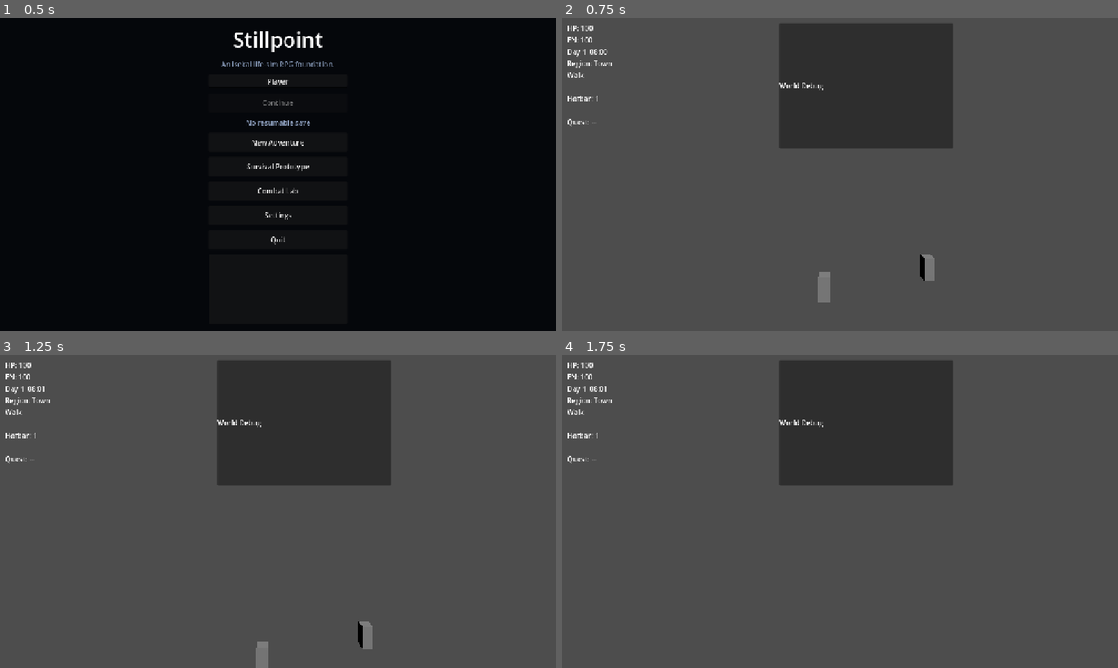
Above: before the commit, frames 1-4 (two rows, left to right).
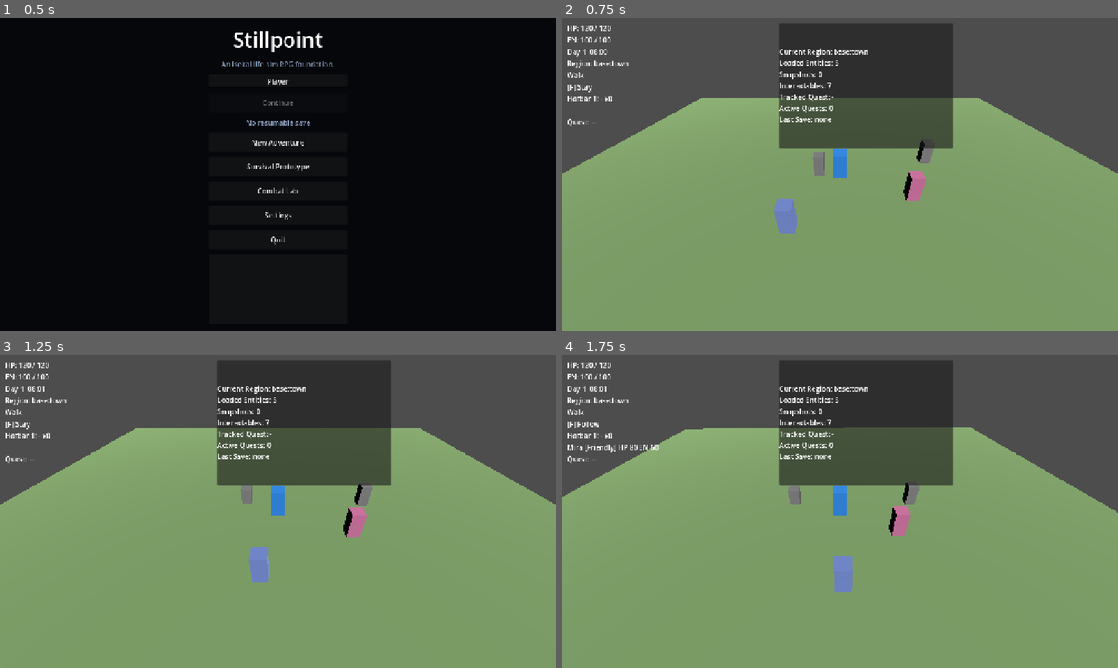
Above: after the commit, the same moments.

Repository: Yangjunjie-Lin/Stillpoint
Game: Godot game, scene res://scenes/bootstrap/main.tscn
The game is run twice, just before and just after one commit, with the same random seed, the same clock (stepped at 60 frames per second) and the same inputs.
Inputs (mouse positions are in pixels of both pictures, inside the frame that each line leads up to):
- Up to frame 1 (0.5 s): no input
- Up to frame 2 (0.75 s): click "New Adventure" at 0.5 s
- Up to frame 3 (1.25 s): no input
- Up to frame 4 (1.75 s): tap Enter at 1.25 s; move the mouse to (962, 495) at 1.27 s; hold D (move_right) from 1.28 s (still down); hold Ctrl (crouch) from 1.28 s (still down); click (962, 495) at 1.42 s; tap K (jump) at 1.52 s; tap F (interact) at 1.55 s

Frame 1 is identical in both runs. In frame 2, 69% of the frame differs, in the area x 0-100%, y 2-100%; in frame 3, 71%; in frame 4, 71%.
Error before the commit: Parse Error: Could not parse global class "EffectResult" from "res://scripts/gameplay/effects/effect_result.gd". (res://scripts/gameplay/effects/world_effect.g…

Commit message:
Fix EffectResult static factory naming conflict with success property.
Co-authored-by: Cursor <cursoragent@cursor.com>

Diff:
--- a/scripts/gameplay/effects/add_item_effect.gd
+++ b/scripts/gameplay/effects/add_item_effect.gd
@@ -7,9 +7,9 @@
 
 func apply(context: WorldEffectContext) -> EffectResult:
 	if context.session_context == null or context.session_context.player == null:
-		return EffectResult.failure("no player")
+		return EffectResult.fail("no player")
 	var inv := context.session_context.player.inventory
 	if inv == null or item_id == &"":
-		return EffectResult.failure("no inventory")
+		return EffectResult.fail("no inventory")
 	inv.add_item(item_id, quantity)
-	return EffectResult.success()
+	return EffectResult.ok()
--- a/scripts/gameplay/effects/advance_quest_objective_effect.gd
+++ b/scripts/gameplay/effects/advance_quest_objective_effect.gd
@@ -8,8 +8,8 @@
 
 func apply(context: WorldEffectContext) -> EffectResult:
 	if context.session_context == null or context.session_context.quest_manager == null:
-		return EffectResult.failure("no quest manager")
+		return EffectResult.fail("no quest manager")
 	var ok: bool = context.session_context.quest_manager.call(
 		"advance_objective", quest_id, objective_id, amount,
 	)
-	return EffectResult.success() if ok else EffectResult.failure("advance failed")
+	return EffectResult.ok() if ok else EffectResult.fail("advance failed")
--- a/scripts/gameplay/effects/change_affinity_effect.gd
+++ b/scripts/gameplay/effects/change_affinity_effect.gd
@@ -8,6 +8,6 @@
 
 func apply(_context: WorldEffectContext) -> EffectResult:
 	if npc_id == &"":
-		return EffectResult.failure("empty npc")
+		return EffectResult.fail("empty npc")
 	RelationshipService.change_affinity(npc_id, delta, reason)
-	return EffectResult.success()
+	return EffectResult.ok()
--- a/scripts/gameplay/effects/clear_temporary_hostile_effect.gd
+++ b/scripts/gameplay/effects/clear_temporary_hostile_effect.gd
@@ -6,6 +6,6 @@
 
 func apply(_context: WorldEffectContext) -> EffectResult:
 	if npc_id == &"":
-		return EffectResult.failure("empty npc")
+		return EffectResult.fail("empty npc")
 	RelationshipService.set_temporary_hostile(npc_id, false)
-	return EffectResult.success()
+	return EffectResult.ok()
--- a/scripts/gameplay/effects/clear_world_flag_effect.gd
+++ b/scripts/gameplay/effects/clear_world_flag_effect.gd
@@ -6,6 +6,6 @@
 
 func apply(context: WorldEffectContext) -> EffectResult:
 	if context.session_context == null or context.session_context.world_flags == null:
-		return EffectResult.failure("no world flags")
+		return EffectResult.fail("no world flags")
 	context.session_context.world_flags.clear_flag(flag_id)
-	return EffectResult.success()
+	return EffectResult.ok()
--- a/scripts/gameplay/effects/complete_quest_effect.gd
+++ b/scripts/gameplay/effects/complete_quest_effect.gd
@@ -6,6 +6,6 @@
 
 func apply(context: WorldEffectContext) -> EffectResult:
 	if context.session_context == null or context.session_context.quest_manager == null:
-		return EffectResult.failure("no quest manager")
+		return EffectResult.fail("no quest manager")
 	var ok: bool = context.session_context.quest_manager.call("complete_quest", quest_id)
-	return EffectResult.success() if ok else EffectResult.failure("complete failed")
+	return EffectResult.ok() if ok else EffectResult.fail("complete failed")
--- a/scripts/gameplay/effects/despawn_entity_effect.gd
+++ b/scripts/gameplay/effects/despawn_entity_effect.gd
@@ -6,8 +6,8 @@
 
 func apply(context: WorldEffectContext) -> EffectResult:
 	if context.session_context == null or context.session_context.entity_repository == null:
-		return EffectResult.failure("no repository")
+		return EffectResult.fail("no repository")
 	var entity := context.session_context.entity_repository.get_loaded_entity(persistent_id)
 	if entity != null:
 		context.session_context.entity_repository.unregister_entity(entity, true)
-	return EffectResult.success()
+	return EffectResult.ok()
--- a/scripts/gameplay/effects/destroy_entity_effect.gd
+++ b/scripts/gameplay/effects/destroy_entity_effect.gd
@@ -6,7 +6,7 @@
 
 func apply(context: WorldEffectContext) -> EffectResult:
 	if context.session_context == null or context.session_context.entity_repository == null:
-		return EffectResult.failure("no repository")
+		return EffectResult.fail("no repository")
 	var repo := context.session_context.entity_repository
 	var entity := repo.get_loaded_entity(persistent_id)
 	if entity != null:
@@ -18,4 +18,4 @@
 	snap.destroyed = true
 	repo.store_snapshot(snap)
 	repo.mark_dirty(persistent_id)
-	return EffectResult.success()
+	return EffectResult.ok()
--- a/scripts/gameplay/effects/discover_region_effect.gd
+++ b/scripts/gameplay/effects/discover_region_effect.gd
@@ -6,9 +6,9 @@
 
 func apply(context: WorldEffectContext) -> EffectResult:
 	if context.session_context == null or context.session_context.world_session == null:
-		return EffectResult.failure("no session")
+		return EffectResult.fail("no session")
 	var session := context.session_context.world_session as WorldSession
 	if session == null:
-		return EffectResult.failure("no session")
+		return EffectResult.fail("no session")
 	session.discover_region(RegionIdUtil.normalize(region_id))
-	return EffectResult.success()
+	return EffectResult.ok()
--- a/scripts/gameplay/effects/effect_result.gd
+++ b/scripts/gameplay/effects/effect_result.gd
@@ -5,14 +5,14 @@
 var message: String = ""
 
 
-static func success(msg: String = "") -> EffectResult:
+static func ok(msg: String = "") -> EffectResult:
 	var r := EffectResult.new()
 	r.success = true
 	r.message = msg
 	return r
 
 
-static func failure(msg: String = "") -> EffectResult:
+static func fail(msg: String = "") -> EffectResult:
 	var r := EffectResult.new()
 	r.success = false
 	r.message = msg
--- a/scripts/gameplay/effects/emit_gameplay_event_effect.gd
+++ b/scripts/gameplay/effects/emit_gameplay_event_effect.gd
@@ -9,10 +9,10 @@
 
 func apply(context: WorldEffectContext) -> EffectResult:
 	if context.session_context == null or context.session_context.world_session == null:
-		return EffectResult.failure("no session")
+		return EffectResult.fail("no session")
 	var session := context.session_context.world_session as WorldSession
 	if session == null:
-		return EffectResult.failure("no session")
+		return EffectResult.fail("no session")
 	var ev := GameplayEvent.make(
 		event_type,
 		context.source_entity_id,
@@ -21,4 +21,4 @@
 		region_id if region_id != &"" else context.session_context.current_region_id,
 	)
 	session.event_bus.emit_event(ev)
-	return EffectResult.success()
+	return EffectResult.ok()
--- a/scripts/gameplay/effects/fail_quest_effect.gd
+++ b/scripts/gameplay/effects/fail_quest_effect.gd
@@ -6,6 +6,6 @@
 
 func apply(context: WorldEffectContext) -> EffectResult:
 	if context.session_context == null or context.session_context.quest_manager == null:
-		return EffectResult.failure("no quest manager")
+		return EffectResult.fail("no quest manager")
 	var ok: bool = context.session_context.quest_manager.call("fail_quest", quest_id)
-	return EffectResult.success() if ok else EffectResult.failure("fail failed")
+	return EffectResult.ok() if ok else EffectResult.fail("fail failed")
--- a/scripts/gameplay/effects/remove_item_effect.gd
+++ b/scripts/gameplay/effects/remove_item_effect.gd
@@ -7,11 +7,11 @@
 
 func apply(context: WorldEffectContext) -> EffectResult:
 	if context.session_context == null or context.session_context.player == null:
-		return EffectResult.failure("no player")
+		return EffectResult.fail("no player")
 	var inv := context.session_context.player.inventory
 	if inv == null or item_id == &"":
-		return EffectResult.failure("no inventory")
+		return EffectResult.fail("no inventory")
 	if inv.count_item(item_id) < quantity:
-		return EffectResult.failure("not enough items")
+		return EffectResult.fail("not enough items")
 	inv.remove_item(item_id, quantity)
-	return EffectResult.success()
+	return EffectResult.ok()
--- a/scripts/gameplay/effects/set_temporary_hostile_effect.gd
+++ b/scripts/gameplay/effects/set_temporary_hostile_effect.gd
@@ -6,6 +6,6 @@
 
 func apply(_context: WorldEffectContext) -> EffectResult:
 	if npc_id == &"":
-		return EffectResult.failure("empty npc")
+		return EffectResult.fail("empty npc")
 	RelationshipService.set_temporary_hostile(npc_id, true)
-	return EffectResult.success()
+	return EffectResult.ok()
--- a/scripts/gameplay/effects/set_world_flag_effect.gd
+++ b/scripts/gameplay/effects/set_world_flag_effect.gd
@@ -7,6 +7,6 @@
 
 func apply(context: WorldEffectContext) -> EffectResult:
 	if context.session_context == null or context.session_context.world_flags == null:
-		return EffectResult.failure("no world flags")
+		return EffectResult.fail("no world flags")
 	context.session_context.world_flags.set_value(flag_id, value)
-	return EffectResult.success()
+	return EffectResult.ok()
--- a/scripts/gameplay/effects/show_notice_effect.gd
+++ b/scripts/gameplay/effects/show_notice_effect.gd
@@ -7,4 +7,4 @@
 func apply(_context: WorldEffectContext) -> EffectResult:
 	if message != "":
 		EventBus.notice_requested.emit(message)
-	return EffectResult.success()
+	return EffectResult.ok()
--- a/scripts/gameplay/effects/spawn_entity_effect.gd
+++ b/scripts/gameplay/effects/spawn_entity_effect.gd
@@ -8,13 +8,13 @@
 
 func apply(context: WorldEffectContext) -> EffectResult:
 	if context.session_context == null or context.session_context.world_session == null:
-		return EffectResult.failure("no session")
+		return EffectResult.fail("no session")
 	var factory: ActorFactory = context.session_context.world_session.get("actor_factory")
 	if factory == null:
-		return EffectResult.failure("no factory")
+		return EffectResult.fail("no factory")
 	var spawn_ctx := ActorSpawnContext.new()
 	spawn_ctx.definition_id = definition_id
 	spawn_ctx.persistent_id = persistent_id
 	spawn_ctx.region_id = region_id
 	var actor := factory.spawn_actor(definition_id, spawn_ctx)
-	return EffectResult.success() if actor != null else EffectResult.failure("spawn failed")
+	return EffectResult.ok() if actor != null else EffectResult.fail("spawn failed")
--- a/scripts/gameplay/effects/start_quest_effect.gd
+++ b/scripts/gameplay/effects/start_quest_effect.gd
@@ -6,8 +6,8 @@
 
 func apply(context: WorldEffectContext) -> EffectResult:
 	if context.session_context == null or context.session_context.quest_manager == null:
-		return EffectResult.failure("no quest manager")
+		return EffectResult.fail("no quest manager")
 	if quest_id == &"":
-		return EffectResult.failure("empty quest id")
+		return EffectResult.fail("empty quest id")
 	var ok: bool = context.session_context.quest_manager.call("start_quest", quest_id)
-	return EffectResult.success() if ok else EffectResult.failure("start quest failed")
+	return EffectResult.ok() if ok else EffectResult.fail("start quest failed")
--- a/scripts/gameplay/effects/teleport_effect.gd
+++ b/scripts/gameplay/effects/teleport_effect.gd
@@ -7,6 +7,6 @@
 
 func apply(context: WorldEffectContext) -> EffectResult:
 	if context.session_context == null or context.session_context.region_service == null:
-		return EffectResult.failure("no region service")
+		return EffectResult.fail("no region service")
 	var ok: bool = context.session_context.region_service.enter_region(region_id, spawn_id)
-	return EffectResult.success() if ok else EffectResult.failure("teleport failed")
+	return EffectResult.ok() if ok else EffectResult.fail("teleport failed")
--- a/scripts/gameplay/effects/unlock_mount_effect.gd
+++ b/scripts/gameplay/effects/unlock_mount_effect.gd
@@ -6,8 +6,8 @@
 
 func apply(context: WorldEffectContext) -> EffectResult:
 	if context.session_context == null or context.session_context.world_session == null:
-		return EffectResult.failure("no session")
+		return EffectResult.fail("no session")
 	var unlock: Callable = context.session_context.world_session.get("unlock_mount")
 	if unlock.is_valid():
 		unlock.call(mount_id)
-	return EffectResult.success()
+	return EffectResult.ok()
--- a/scripts/gameplay/effects/unlock_pet_effect.gd
+++ b/scripts/gameplay/effects/unlock_pet_effect.gd
@@ -6,8 +6,8 @@
 
 func apply(context: WorldEffectContext) -> EffectResult:
 	if context.session_context == null or context.session_context.world_session == null:
-		return EffectResult.failure("no session")
+		return EffectResult.fail("no session")
 	var unlock: Callable = context.session_context.world_session.get("unlock_pet")
 	if unlock.is_valid():
 		unlock.call(pet_id)
-	return EffectResult.success()
+	return EffectResult.ok()
--- a/scripts/gameplay/effects/world_effect.gd
+++ b/scripts/gameplay/effects/world_effect.gd
@@ -6,7 +6,7 @@
 
 
 func apply(_context: WorldEffectContext) -> EffectResult:
-	return EffectResult.success()
+	return EffectResult.ok()
 
 
 static func apply_sequence(
@@ -19,4 +19,4 @@
 		var result := effect.apply(context)
 		if effect.required_success and not result.success:
 			return result
-	return EffectResult.success()
+	return EffectResult.ok()
